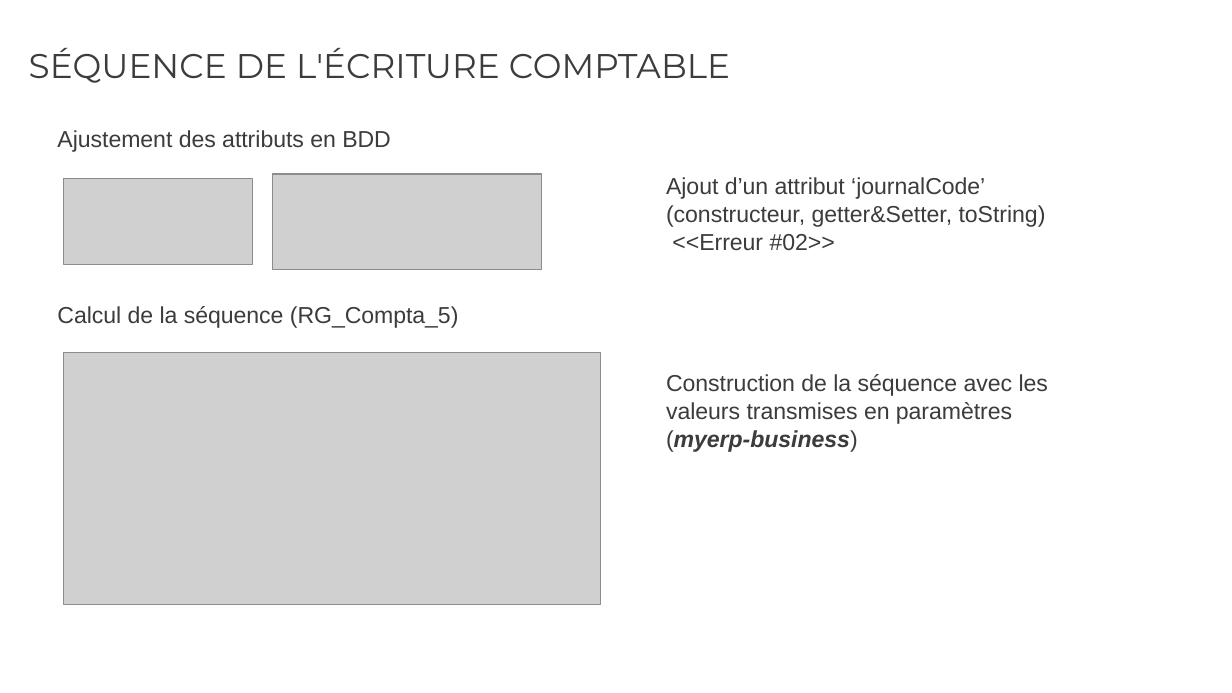
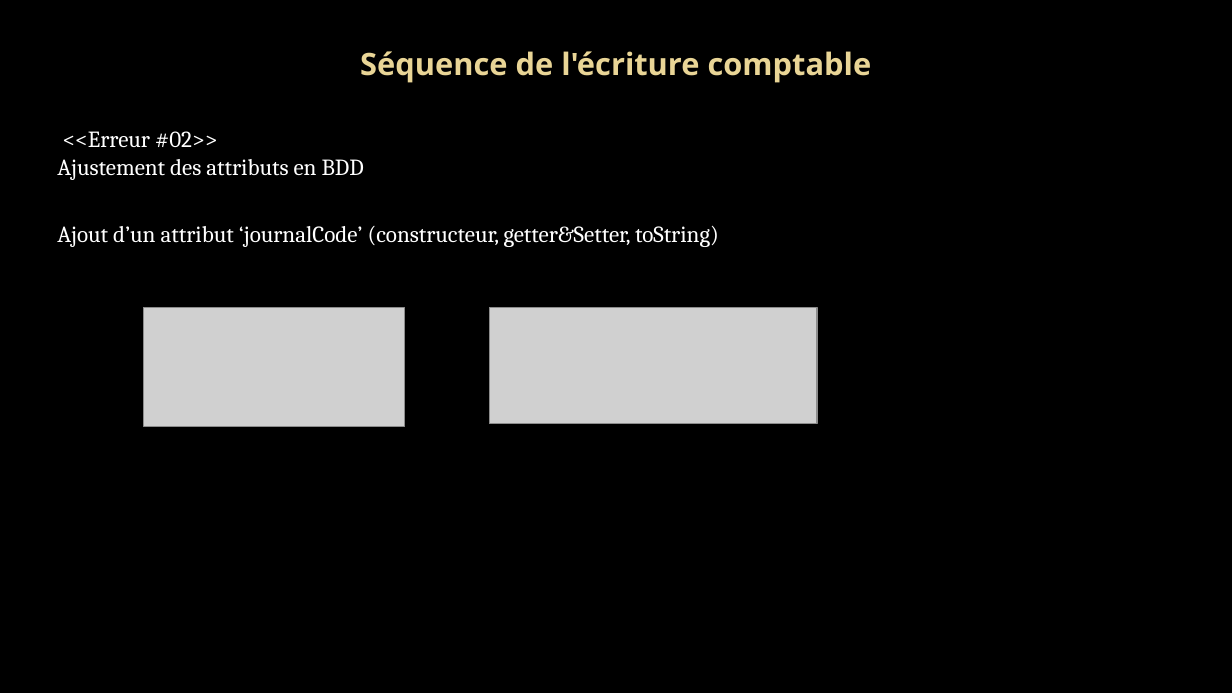
Before and after one commit to rvallet/ocp9-projetB4, a slide deck: slide 4 of doc/Présentation_OCP9_projetB4.pptx (slide 3 before the commit). Drawn at 1232x693 pixels with LibreOffice and Linux fonts; fonts in the diff are those of the drawing; grey boxes stand for pictures; background and template pictures are left out. Boxes give left, top, right and bottom in pixels: in the first picture for what was removed or moved away, otherwise in the second. Text is boxed around its words. In the diff, an @@ line names an element or a change of style, - is before the commit and + after.

```diff
--- a/doc/Présentation_OCP9_projetB4.pptx
+++ b/doc/Présentation_OCP9_projetB4.pptx
@@ background #FFFFFF to picture (left out) @@
@@ title at [360,51,872,83]: text changed; size 20 to 18 pt; font Montserrat to Noto Sans; text colour #3C3C3C to gradient #EAD696 to #E7D081; bold on @@
-SÉQUENCE DE L'ÉCRITURE COMPTABLE
+Séquence de l'écriture comptable
@@ text at [63,131,217,147]: paragraph added @@
+<<Erreur #02>>
@@ text at [57,159,364,180]: font Arial to Cambria, text colour #3C3C3C to #FFFFFF in "Ajustement des attributs en BDD" @@
@@ text at [57,226,719,247]: text changed; font Arial to Cambria; text colour #3C3C3C to #FFFFFF @@
-Ajout d’un attribut ‘journalCode’ (constructeur, getter&Setter, toString)
-<<Erreur #02>>
+Ajout d’un attribut ‘journalCode’ (constructeur, getter&Setter, toString)
@@ text removed at [57,306,459,328] @@
-Calcul de la séquence (RG_Compta_5)
@@ picture: place and size @@
-picture at [64,179,253,265]
+picture at [144,308,405,426]
@@ picture: place and size @@
-picture at [272,174,541,269]
+picture at [489,308,817,424]
@@ picture removed at [64,352,601,605] @@
@@ text removed at [666,374,1048,452] @@
-Construction de la séquence avec les valeurs transmises en paramètres
-(myerp-business)
```
Also in this commit, not shown: 10 other slides changed, 4 slides added.
